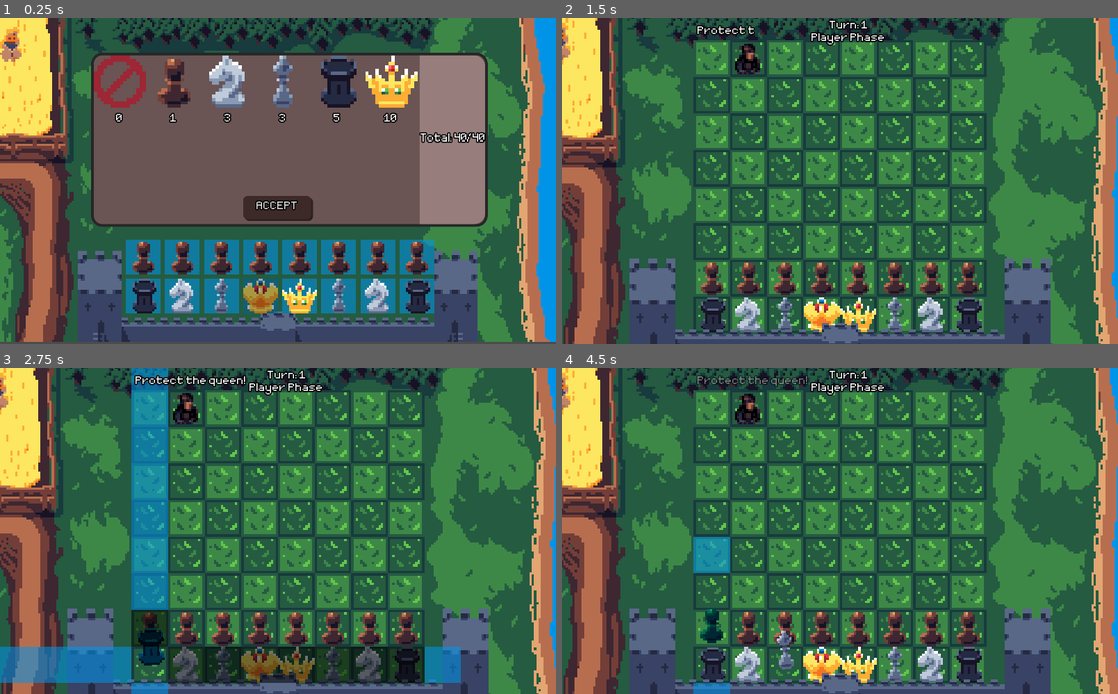
Above: before the commit, frames 1-4 (two rows, left to right).
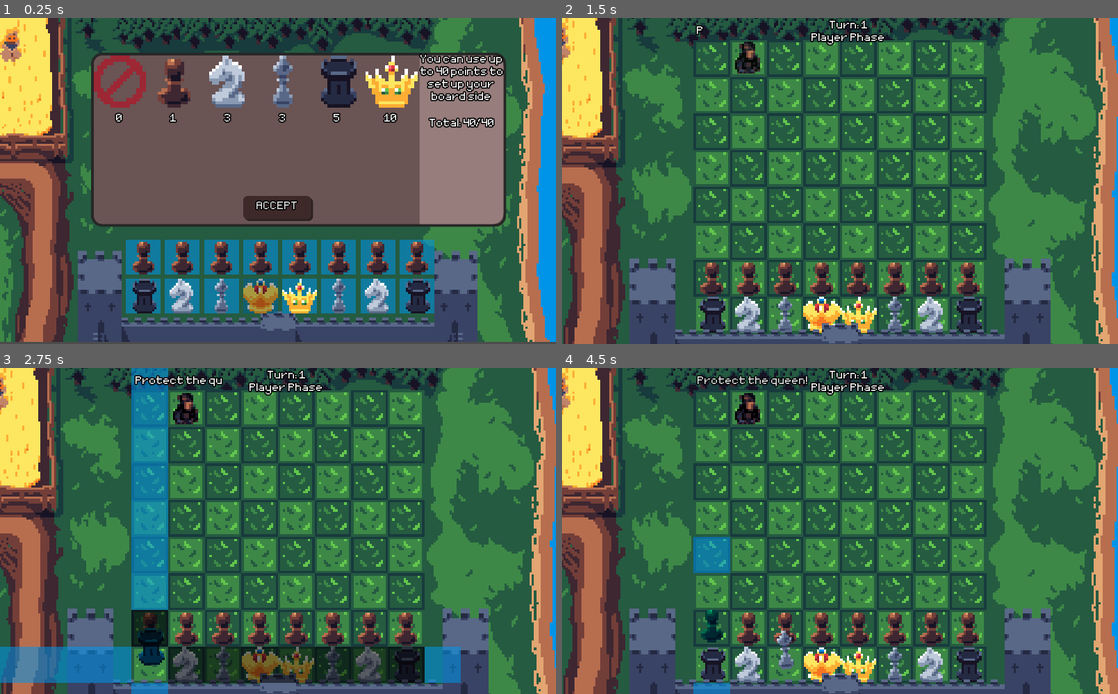
Above: after the commit, the same moments.

Repository: stealthio/Kings-Pawn
Game: Godot game, scene res://Scenes/TeamSetup.tscn
The game is run twice, just before and just after one commit, with the same random seed, the same clock (stepped at 60 frames per second) and the same inputs.
Inputs (mouse positions are in pixels of both pictures, inside the frame that each line leads up to):
- Up to frame 1 (0.25 s): no input
- Up to frame 2 (1.5 s): click "ACCEPT" at 0.5 s; click (845, 210) at 1.25 s, where only the run after the commit has a clickable "Medium - A mix of Bandits"
- Up to frame 3 (2.75 s): move the mouse to (150, 664) at 2.02 s; click (150, 664) at 2.1 s
- Up to frame 4 (4.5 s): move the mouse to (751, 664) at 2.77 s; click (751, 664) at 2.85 s; move the mouse to (784, 664) at 3.52 s; click (784, 664) at 3.6 s; move the mouse to (712, 628) at 4.27 s; click (712, 628) at 4.35 s

The runs differ from the first frame. In frame 1, 3.5% of the frame differs, in the area x 75-91%, y 10-65%; in frame 2, 41%, in the area x 23-77%, y 2-97%; in frame 3, 33%; in frame 4, 40%.

Commit message:
You can now setup your team and select difficulty

Diff:
--- a/Game.tscn
+++ b/Game.tscn
@@ -1,5 +1,6 @@
-[gd_scene load_steps=13 format=2]
+[gd_scene load_steps=14 format=2]
 
+[ext_resource path="res://Ressources/Board/Board.png" type="Texture" id=1]
 [ext_resource path="res://Scenes/Board.tscn" type="PackedScene" id=2]
 [ext_resource path="res://Scripts/TurnCounter.gd" type="Script" id=4]
 [ext_resource path="res://Ressources/Board/BackgroundOverlay.png" type="Texture" id=6]
@@ -40,7 +41,7 @@
 [node name="Board" parent="." instance=ExtResource( 2 )]
 position = Vector2( 288, 50 )
 z_index = -100
-_game_size = Vector2( 8, 8 )
+script = null
 
 [node name="YSort" type="YSort" parent="Board"]
 z_index = 1
@@ -55,10 +56,13 @@
 z_index = 10
 texture = ExtResource( 6 )
 
+[node name="Board" type="Sprite" parent="Board"]
+position = Vector2( 256, 256 )
+texture = ExtResource( 1 )
+
 [node name="EnemySpawnManager" type="Node2D" parent="."]
 script = ExtResource( 11 )
 start_pos = Vector2( 320, 82 )
-spawn_count = Vector2( 1, 3 )
 
 [node name="Camera2D" type="Camera2D" parent="."]
 position = Vector2( 544, 296 )
--- /dev/null
+++ b/Scenes/LevelSelect.tscn
@@ -0,0 +1,182 @@
+[gd_scene load_steps=12 format=2]
+
+[ext_resource path="res://Ressources/Figurines/Rook.png" type="Texture" id=1]
+[ext_resource path="res://Ressources/Board/BackgroundOverlay.png" type="Texture" id=2]
+[ext_resource path="res://Ressources/Board/Background.png" type="Texture" id=3]
+[ext_resource path="res://Ressources/Figurines/Knight.png" type="Texture" id=4]
+[ext_resource path="res://Ressources/Fonts/Minimal5x7.ttf" type="DynamicFontData" id=5]
+[ext_resource path="res://Scripts/LevelSelect.gd" type="Script" id=6]
+[ext_resource path="res://Ressources/Figurines/Pawn.png" type="Texture" id=7]
+
+[sub_resource type="StyleBoxFlat" id=1]
+bg_color = Color( 0.419608, 0.333333, 0.333333, 1 )
+border_width_left = 5
+border_width_top = 5
+border_width_right = 5
+border_width_bottom = 5
+border_color = Color( 0.156863, 0.156863, 0.156863, 1 )
+corner_radius_top_left = 20
+corner_radius_top_right = 20
+corner_radius_bottom_right = 20
+corner_radius_bottom_left = 20
+
+[sub_resource type="StyleBoxFlat" id=4]
+bg_color = Color( 0.247059, 0.164706, 0.164706, 1 )
+corner_radius_top_left = 8
+corner_radius_top_right = 8
+corner_radius_bottom_right = 8
+corner_radius_bottom_left = 8
+shadow_size = 1
+shadow_offset = Vector2( 3, 3 )
+
+[sub_resource type="DynamicFont" id=5]
+size = 64
+outline_size = 4
+outline_color = Color( 0, 0, 0, 1 )
+font_data = ExtResource( 5 )
+
+[sub_resource type="DynamicFont" id=6]
+size = 64
+outline_size = 4
+outline_color = Color( 0, 0, 0, 1 )
+font_data = ExtResource( 5 )
+
+[node name="LevelSelect" type="Node2D"]
+position = Vector2( 0, -4 )
+script = ExtResource( 6 )
+
+[node name="Background" type="Sprite" parent="."]
+position = Vector2( 512, 304 )
+texture = ExtResource( 3 )
+
+[node name="BackgroundOverlay" type="Sprite" parent="."]
+position = Vector2( 512, 308 )
+texture = ExtResource( 2 )
+
+[node name="PanelContainer" type="PanelContainer" parent="."]
+margin_left = 104.0
+margin_top = 84.0
+margin_right = 920.0
+margin_bottom = 564.0
+rect_pivot_offset = Vector2( -184, -56 )
+custom_styles/panel = SubResource( 1 )
+__meta__ = {
+"_edit_use_anchors_": false
+}
+
+[node name="Easy" type="Button" parent="."]
+margin_left = 168.0
+margin_top = 188.0
+margin_right = 868.0
+margin_bottom = 288.0
+rect_min_size = Vector2( 250, 96 )
+custom_styles/normal = SubResource( 4 )
+__meta__ = {
+"_edit_use_anchors_": false
+}
+
+[node name="TextureRect" type="TextureRect" parent="Easy"]
+margin_left = 19.0
+margin_top = 15.0
+margin_right = 83.0
+margin_bottom = 79.0
+texture = ExtResource( 7 )
+__meta__ = {
+"_edit_use_anchors_": false
+}
+
+[node name="Info" type="Label" parent="Easy"]
+margin_left = 99.0
+margin_top = 39.0
+margin_right = 227.0
+margin_bottom = 79.0
+custom_fonts/font = SubResource( 5 )
+text = "Easy - Peasants only"
+align = 1
+__meta__ = {
+"_edit_use_anchors_": false
+}
+
+[node name="Normal" type="Button" parent="."]
+margin_left = 168.0
+margin_top = 308.0
+margin_right = 868.0
+margin_bottom = 408.0
+rect_min_size = Vector2( 250, 96 )
+custom_styles/normal = SubResource( 4 )
+__meta__ = {
+"_edit_use_anchors_": false
+}
+
+[node name="TextureRect" type="TextureRect" parent="Normal"]
+margin_left = 19.0
+margin_top = 15.0
+margin_right = 83.0
+margin_bottom = 79.0
+texture = ExtResource( 4 )
+__meta__ = {
+"_edit_use_anchors_": false
+}
+
+[node name="Info" type="Label" parent="Normal"]
+margin_left = 99.0
+margin_top = 39.0
+margin_right = 227.0
+margin_bottom = 79.0
+custom_fonts/font = SubResource( 5 )
+text = "Medium - A mix of Bandits"
+align = 1
+__meta__ = {
+"_edit_use_anchors_": false
+}
+
+[node name="Hard" type="Button" parent="."]
+margin_left = 168.0
+margin_top = 428.0
+margin_right = 868.0
+margin_bottom = 528.0
+rect_min_size = Vector2( 250, 96 )
+custom_styles/normal = SubResource( 4 )
+__meta__ = {
+"_edit_use_anchors_": false
+}
+
+[node name="TextureRect" type="TextureRect" parent="Hard"]
+margin_left = 19.0
+margin_top = 15.0
+margin_right = 83.0
+margin_bottom = 79.0
+texture = ExtResource( 1 )
+__meta__ = {
+"_edit_use_anchors_": false
+}
+
+[node name="Info" type="Label" parent="Hard"]
+margin_left = 99.0
+margin_top = 39.0
+margin_right = 227.0
+margin_bottom = 79.0
+custom_fonts/font = SubResource( 5 )
+text = "Hard - Every... Single... Bandit"
+align = 1
+__meta__ = {
+"_edit_use_anchors_": false
+}
+
+[node name="DifficultySelect" type="Label" parent="."]
+margin_left = 104.0
+margin_top = 124.0
+margin_right = 910.0
+margin_bottom = 164.0
+rect_min_size = Vector2( 0, 40 )
+custom_fonts/font = SubResource( 6 )
+text = "Difficulty Select"
+align = 1
+valign = 1
+__meta__ = {
+"_edit_use_anchors_": false
+}
+
+[connection signal="pressed" from="Easy" to="." method="_on_Easy_pressed"]
+[connection signal="pressed" from="Normal" to="." method="_on_Normal_pressed"]
+[connection signal="pressed" from="Hard" to="." method="_on_Hard_pressed"]
--- a/Scenes/TeamSetup.tscn
+++ b/Scenes/TeamSetup.tscn
@@ -337,7 +337,7 @@
 [node name="HBoxContainer" type="HBoxContainer" parent="PanelContainer"]
 margin_left = 5.0
 margin_top = 5.0
-margin_right = 711.0
+margin_right = 753.0
 margin_bottom = 315.0
 
 [node name="GridContainer" type="GridContainer" parent="PanelContainer/HBoxContainer"]
@@ -485,17 +485,37 @@
 
 [node name="InfoPanel" type="PanelContainer" parent="PanelContainer/HBoxContainer"]
 margin_left = 600.0
-margin_right = 706.0
+margin_right = 748.0
 margin_bottom = 310.0
 size_flags_horizontal = 3
 size_flags_vertical = 3
 custom_styles/panel = SubResource( 2 )
 script = ExtResource( 13 )
 
-[node name="Cost" type="Label" parent="PanelContainer/HBoxContainer/InfoPanel"]
-margin_top = 145.0
-margin_right = 106.0
-margin_bottom = 165.0
+[node name="VBoxContainer" type="VBoxContainer" parent="PanelContainer/HBoxContainer/InfoPanel"]
+margin_right = 148.0
+margin_bottom = 310.0
+
+[node name="Info" type="Label" parent="PanelContainer/HBoxContainer/InfoPanel/VBoxContainer"]
+margin_right = 148.0
+margin_bottom = 112.0
+rect_min_size = Vector2( 0, 20 )
+custom_fonts/font = ExtResource( 12 )
+text = "You can use up
+to 40 points to
+set up your
+board side
+"
+align = 1
+__meta__ = {
+"_edit_use_anchors_": false
+}
+
+[node name="Cost" type="Label" parent="PanelContainer/HBoxContainer/InfoPanel/VBoxContainer"]
+margin_top = 116.0
+margin_right = 148.0
+margin_bottom = 136.0
+rect_min_size = Vector2( 0, 20 )
 custom_fonts/font = ExtResource( 12 )
 text = "Total: 0/40"
 align = 1
@@ -506,7 +526,7 @@
 [node name="Name" type="Label" parent="PanelContainer"]
 margin_left = 5.0
 margin_top = 130.0
-margin_right = 711.0
+margin_right = 753.0
 margin_bottom = 190.0
 rect_min_size = Vector2( 60, 60 )
 custom_fonts/font = SubResource( 6 )
--- a/Scripts/Helper.gd
+++ b/Scripts/Helper.gd
@@ -1,6 +1,8 @@
 extends Node2D
 
 var grid_size = 64
+var current_difficulty = difficulty.EASY
+
 
 var game_manager = null setget set_gamemanager, get_gamemanager
 
@@ -10,6 +12,12 @@
 	FREE,
 	ALLY,
 	ENEMY
+}
+
+enum difficulty {
+	EASY,
+	NORMAL,
+	HARD,
 }
 
 var figure_setup = {
--- a/Scripts/InfoPanel.gd
+++ b/Scripts/InfoPanel.gd
@@ -8,8 +8,8 @@
 	on_value_changed(teamsetup.current_value)
 
 func on_value_changed(value):
-	$Cost.text = "Total: " + String(value) + "/" + String(teamsetup.max_value)
+	$VBoxContainer/Cost.text = "Total: " + String(value) + "/" + String(teamsetup.max_value)
 	if value > teamsetup.max_value:
-		$Cost.modulate = Color.red
+		$VBoxContainer/Cost.modulate = Color.red
 	else:
-		$Cost.modulate = Color.white
+		$VBoxContainer/Cost.modulate = Color.white
--- /dev/null
+++ b/Scripts/LevelSelect.gd
@@ -0,0 +1,16 @@
+extends Node2D
+
+
+func _on_Easy_pressed():
+	Helper.current_difficulty = Helper.difficulty.EASY
+	get_tree().change_scene("res://Game.tscn")
+
+
+func _on_Hard_pressed():
+	Helper.current_difficulty = Helper.difficulty.HARD
+	get_tree().change_scene("res://Game.tscn")
+
+
+func _on_Normal_pressed():
+	Helper.current_difficulty = Helper.difficulty.NORMAL
+	get_tree().change_scene("res://Game.tscn")
--- a/Scripts/SpawnManager.gd
+++ b/Scripts/SpawnManager.gd
@@ -2,10 +2,12 @@
 
 export var start_pos = Vector2(0,0)
 export var cell_count = 8
-export var spawn_count = Vector2(0,2) # a value between x..y
-export var chance_to_spawn_per_round = 100
+export var spawn_count = [Vector2(0,2), Vector2(1,4), Vector2(3,6)] # a value between x..y
+export var chance_to_spawn_per_round = [60,90,100]
+var difficulty = Helper.difficulty.EASY
 
 func _ready():
+	difficulty = Helper.current_difficulty
 	Helper.game_manager.connect("on_turn_begin", self, "spawn_logic")
 	yield(get_tree(), "idle_frame")
 	spawn()
@@ -20,6 +22,6 @@
 		enemy.die(true)
 
 func spawn_logic():
-	if rand_range(0, 100) < chance_to_spawn_per_round:
-		for i in rand_range(spawn_count.x, spawn_count.y):
+	if rand_range(0, 100) < chance_to_spawn_per_round[difficulty]:
+		for i in rand_range(spawn_count[difficulty].x, spawn_count[difficulty].y):
 			spawn()
--- a/Scripts/TeamSetup.gd
+++ b/Scripts/TeamSetup.gd
@@ -28,4 +28,4 @@
 	for slot in slots:
 		figures[slot.number + 1] = slot.figure
 	Helper.figure_setup = figures
-	get_tree().change_scene("res://Game.tscn")
+	get_tree().change_scene("res://Scenes/LevelSelect.tscn")
Binary file added: Ressources/Board/Board.png
Not shown, added: Ressources/Board/Board.png.import
